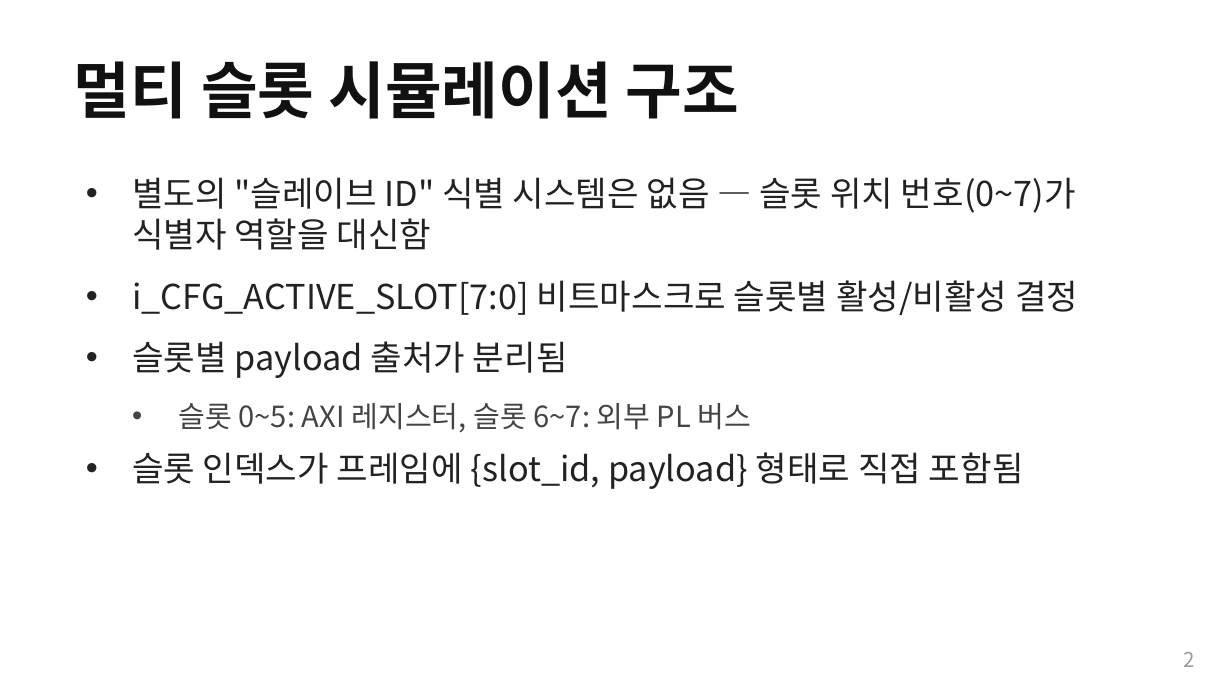
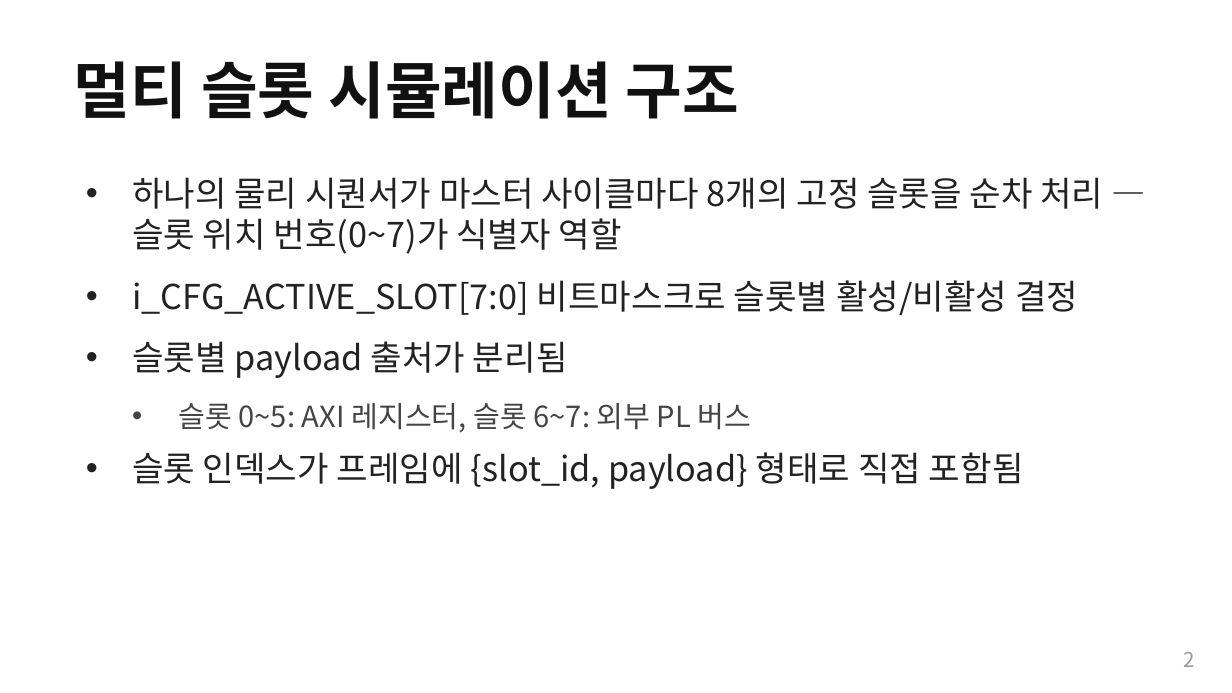
Before and after one commit to Woodong02/SoC_Design_and_Programming, a slide deck: slide 2 of section3_part2_internals.pptx. Drawn at 1232x693 pixels with LibreOffice and Linux fonts; fonts in the diff are those of the drawing. Boxes give left, top, right and bottom in pixels: in the first picture for what was removed or moved away, otherwise in the second. Text is boxed around its words. In the diff, an @@ line names an element or a change of style, - is before the commit and + after.

```diff
--- a/section3_part2_internals.pptx
+++ b/section3_part2_internals.pptx
@@ text at box(132, 177, 1103, 254): text changed @@
-• 별도의 "슬레이브 ID" 식별 시스템은 없음 — 슬롯 위치 번호(0~7)가 식별자 역할을 대신함
+• 하나의 물리 시퀀서가 마스터 사이클마다 8개의 고정 슬롯을 순차 처리 — 슬롯 위치 번호(0~7)가 식별자 역할
```
Also in this commit, not shown: 2 other slides changed, 1 other file.
